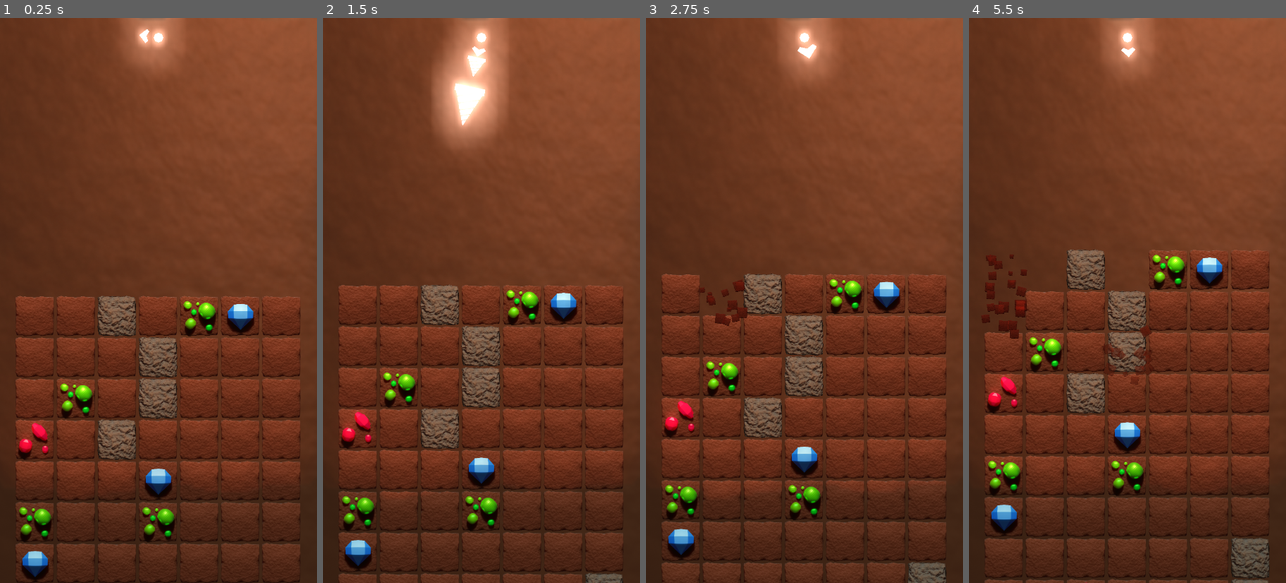
Above: before the commit, frames 1-4 (left to right).
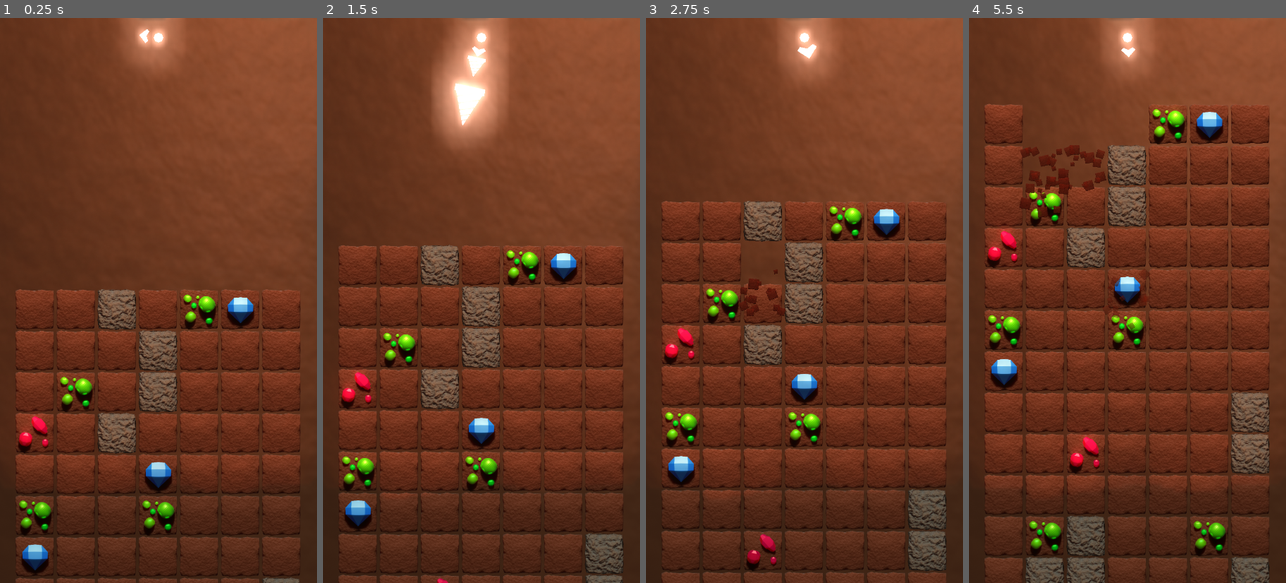
Above: after the commit, the same moments.

Repository: Maxic/arcade
Game: Godot game, scene res://main.tscn
Two runs of this game, one before a commit and one after it. Both use one fixed random seed, a clock stepped at 60 frames per second and the inputs below.
Inputs (mouse positions are in pixels of both pictures, inside the frame that each line leads up to):
- Up to frame 1 (0.25 s): no input
- Up to frame 2 (1.5 s): move the mouse to (551, 272) at 0.52 s; press the mouse at (551, 272) at 0.53 s; move the mouse to (418, 328) at 1.27 s; release the mouse at (418, 328) at 1.28 s; click (418, 328) at 1.35 s
- Up to frame 3 (2.75 s): move the mouse to (836, 176) at 2.02 s; press the mouse at (836, 176) at 2.03 s
- Up to frame 4 (5.5 s): move the mouse to (1111, 413) at 2.77 s; release the mouse at (1111, 413) at 2.78 s; click (1111, 413) at 2.85 s; move the mouse to (1222, 385) at 3.52 s; press the mouse at (1222, 385) at 3.53 s; move the mouse to (1032, 215) at 4.27 s; release the mouse at (1032, 215) at 4.28 s; click (1032, 215) at 4.35 s; move the mouse to (1143, 300) at 5.02 s; press the mouse at (1143, 300) at 5.03 s

The runs differ from the first frame. In frame 1, 14% of the frame differs, in the area x 4-95%, y 48-100%; in frame 2, 15%; in frame 3, 27%; in frame 4, 38%, in the area x 4-95%, y 15-100%.

Commit message:
setup for death

Diff:
--- a/main.tscn
+++ b/main.tscn
@@ -4,8 +4,8 @@
 [ext_resource path="res://scenes/bot.tscn" type="PackedScene" id=2]
 [ext_resource path="res://script/shake_cam.gd" type="Script" id=3]
 [ext_resource path="res://assets/bg.png" type="Texture" id=4]
-[ext_resource path="res://assets/emerald_xs.png" type="Texture" id=5]
 [ext_resource path="res://assets/dirt_xs.png" type="Texture" id=6]
+[ext_resource path="res://script/area_up.gd" type="Script" id=7]
 
 [sub_resource type="RectangleShape2D" id=1]
 extents = Vector2( 50, 960 )
@@ -21,12 +21,7 @@
 [node name="main" type="Node2D"]
 script = ExtResource( 1 )
 
-[node name="Sprite" type="Sprite" parent="."]
-modulate = Color( 1.4, 1.4, 1.4, 1 )
-position = Vector2( 1530.18, 701.451 )
-texture = ExtResource( 5 )
-
-[node name="TextureRect" type="TextureRect" parent="."]
+[node name="background" type="TextureRect" parent="."]
 anchor_right = 1.0
 anchor_bottom = 1.0
 margin_right = 1090.0
@@ -58,13 +53,13 @@
 [node name="wall_collider_horizontal" type="CollisionShape2D" parent="wall_down"]
 shape = SubResource( 2 )
 
-[node name="wall_up" type="StaticBody2D" parent="."]
+[node name="area_up" type="Area2D" parent="."]
 position = Vector2( 540, 0 )
 rotation = 1.5708
+script = ExtResource( 7 )
 
-[node name="wall_collider_horizontal" type="CollisionShape2D" parent="wall_up"]
+[node name="wall_collider_horizontal" type="CollisionShape2D" parent="area_up"]
 shape = SubResource( 2 )
-disabled = true
 
 [node name="shake_cam" type="Camera2D" parent="."]
 position = Vector2( 540, 970 )
@@ -78,3 +73,5 @@
 position = Vector2( 524.127, 793.75 )
 scale = Vector2( 8.76485, 12.3393 )
 texture = ExtResource( 6 )
+
+[connection signal="area_entered" from="area_up" to="area_up" method="_on_area_up_area_entered"]
--- a/project.godot
+++ b/project.godot
@@ -29,6 +29,10 @@
 config/name="Arcade"
 run/main_scene="res://main.tscn"
 
+[autoload]
+
+GameState="*res://script/game_state.gd"
+
 [display]
 
 window/size/width=1080
--- /dev/null
+++ b/script/area_up.gd
@@ -0,0 +1,8 @@
+extends Area2D
+
+func _on_area_up_area_entered(area):
+	var block = area.get_parent()
+	if block is Block:
+		if block.type == "rock":
+			GameState.dead = true
+			GameState.score = "YOU ARE DEAD, SCORE: " + GameState.score
--- a/script/block.gd
+++ b/script/block.gd
@@ -16,11 +16,11 @@
 
 # global vars
 var gem_scene
-var block_type
+var type
 var block_hp
 
-func _init(type):
-	self.block_type = type
+func _init(block_type):
+	self.type = block_type
 
 	# General initialization needed for all types of blocks
 	var sprite = Sprite.new()
--- a/script/bot.gd
+++ b/script/bot.gd
@@ -9,6 +9,9 @@
 	global_position = Vector2(x_pos, y_pos)
 
 func _physics_process(delta):
+	if GameState.dead:
+		return
+
 	if Input.is_action_pressed("shoot"):
 		charging_time += 1
 
--- a/script/game_logic.gd
+++ b/script/game_logic.gd
@@ -2,7 +2,7 @@
 
 var block_size
 var block_start_height
-var block_speed = .5
+var block_speed = 2
 
 # randomize vars
 var total_weight
@@ -36,6 +36,9 @@
 			add_child(block)
 
 func _physics_process(_delta):
+	if GameState.dead:
+		return
+
 	for block in get_tree().get_nodes_in_group("blocks"):
 		block.position.y -= block_speed
 
--- /dev/null
+++ b/script/game_state.gd
@@ -0,0 +1,11 @@
+extends Node
+
+var score
+var dead
+
+func _ready():
+	reset()
+
+func reset():
+	score = 0
+	dead = false
